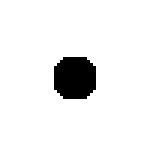
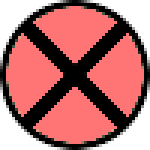
Layered file, before and after one edit (150 x 150). Changes by layer:
added layer "X" above "LargeRedCircle" over [21, 21, 129, 129]
showed "LargeRedCircle" over [6, 6, 144, 144]
showed "LargeBlackCircle" over [0, 0, 150, 150]
hid "SmallBlackCircle" over [54, 57, 96, 99]
